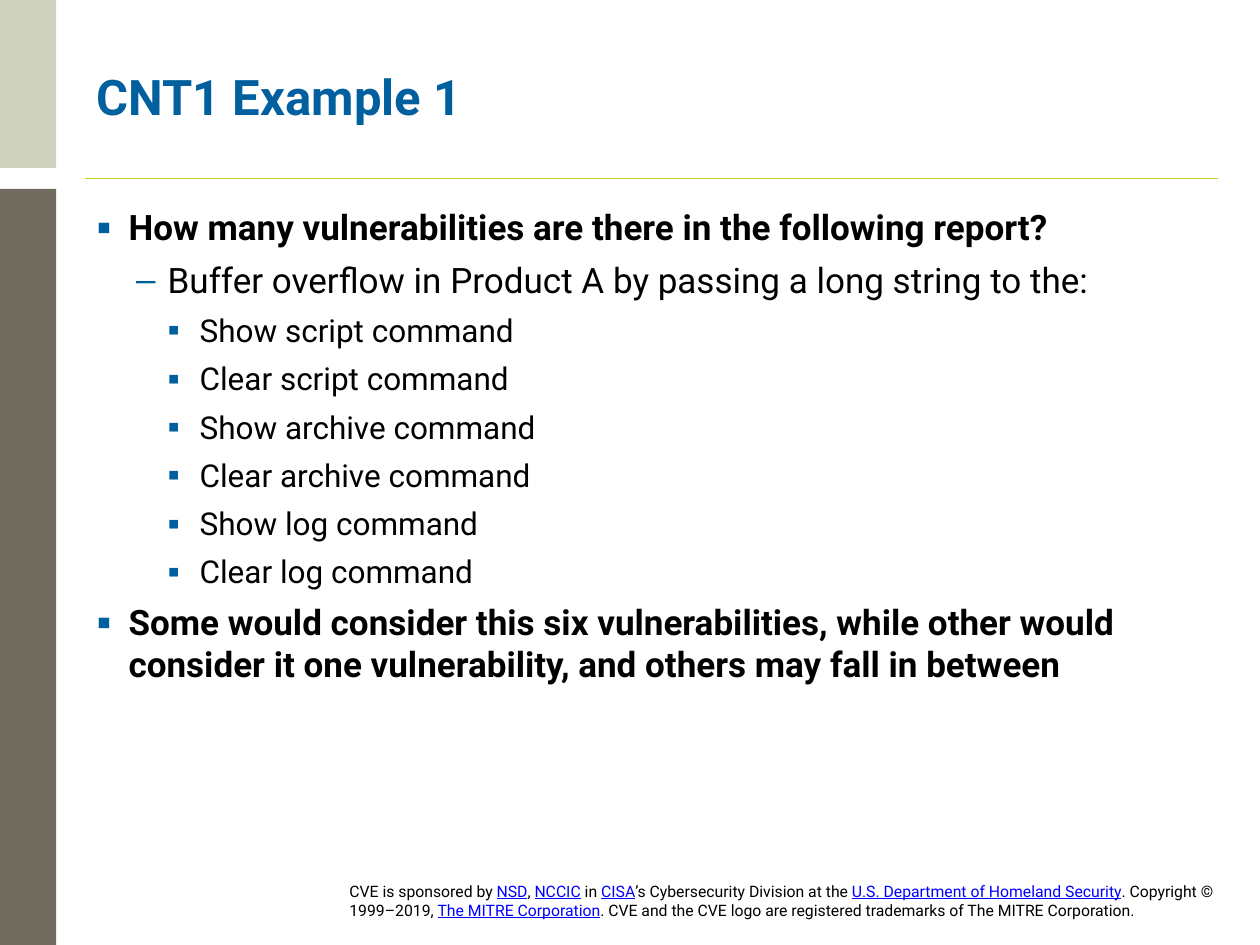
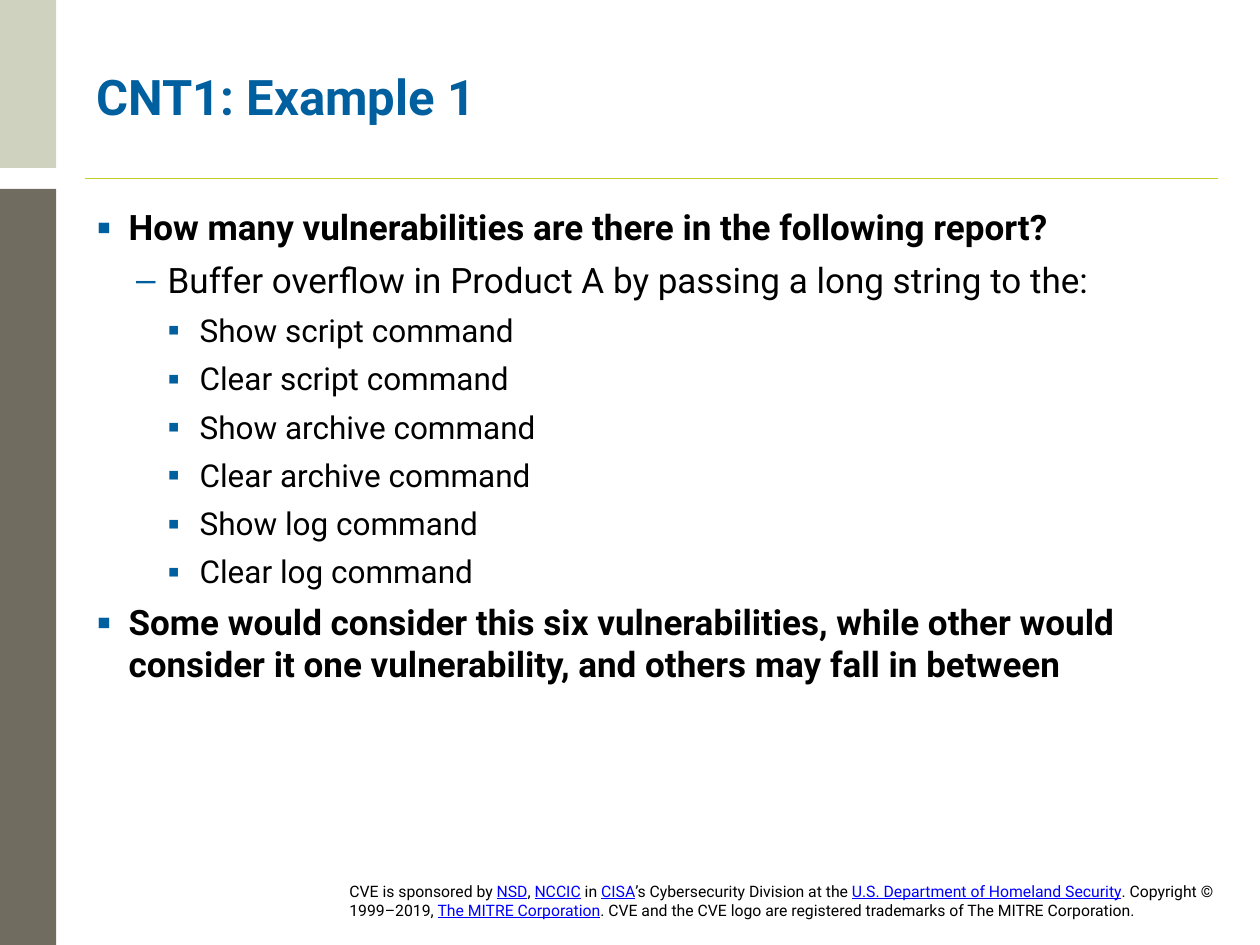
Before and after one commit to CVEProject/cveproject.github.io, a slide deck: slide 17 of docs/cna/CVE_Counting_Rules_Training.pptx. Drawn at 1260x945 pixels with LibreOffice and Linux fonts; fonts in the diff are those of the drawing; background and template pictures are left out. Boxes give left, top, right and bottom in pixels: in the first picture for what was removed or moved away, otherwise in the second. Text is boxed around its words. In the diff, an @@ line names an element or a change of style, - is before the commit and + after.

```diff
--- a/docs/cna/CVE_Counting_Rules_Training.pptx
+++ b/docs/cna/CVE_Counting_Rules_Training.pptx
@@ title at <box>97,78,475,125</box>: text changed @@
-CNT1 Example 1
+CNT1: Example 1
```
Also in this commit, not shown: 10 other slides changed.
